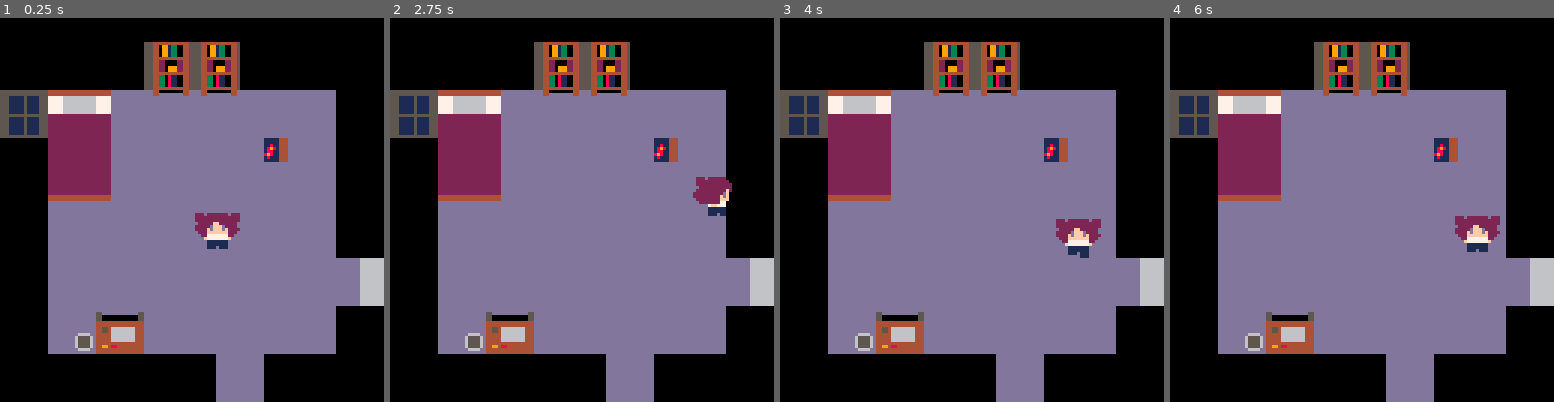
Above: before the commit, frames 1-4 (left to right).
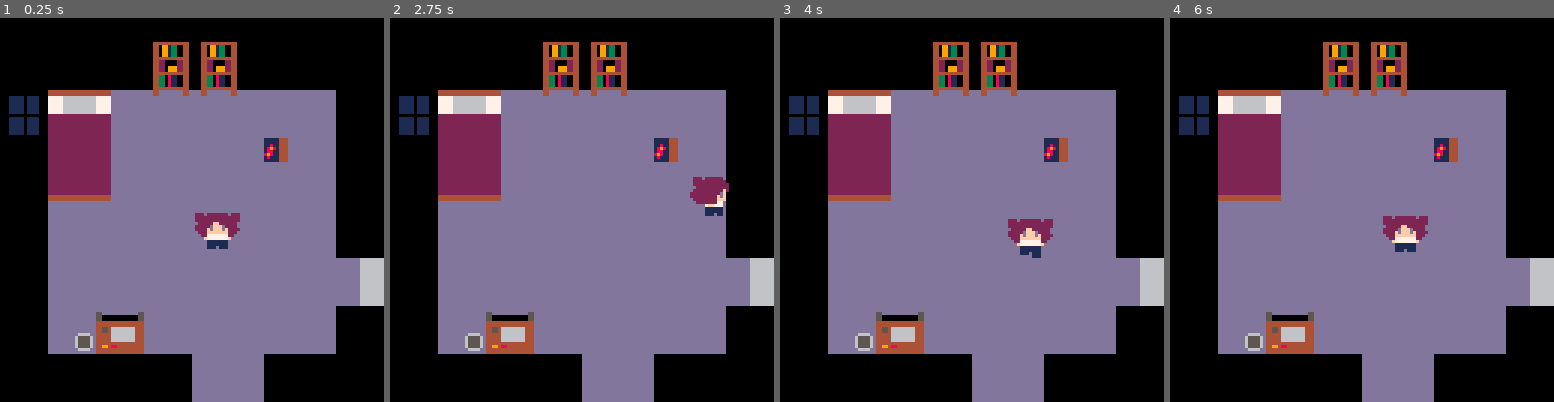
Above: after the commit, the same moments.

Repository: unyielding-snow/Texas-Game-Jam-2026
Game: PICO-8 cartridge main_scene.p8
Same seed, same stepped clock (60 frames per second), same inputs: the game is played once before the commit and once after it.
Inputs:
- Up to frame 1 (0.25 s): no input
- Up to frame 2 (2.75 s): tap O (Z key) at 0.7, 1.7, 2.1, 2.5 s; hold Right 1.6-2.1 s; hold Up 2.15-2.42 s; hold Right from 2.47 s (still down)
- Up to frame 3 (4 s): tap O (Z key) at 2.9, 3.3, 3.7 s; release Right at 3.03 s; hold Left 3.08-3.58 s; hold Down 3.63-3.97 s
- Up to frame 4 (6 s): hold Right 4.02-4.68 s; tap O (Z key) every 0.4 s from 4.1 to 5.7 s; hold Up 4.73-5.03 s; hold Left 5.08-5.68 s; hold Down from 5.73 s (still down)

The runs differ from the first frame. In frame 1, 2.6% of the frame differs, in the area x 0-63%, y 6-100%; in frame 2, 2.8%; in frame 3, 4.2%, in the area x 0-84%, y 6-100%; in frame 4, 4.2%.

Commit message:
map changes

Diff:
--- a/main_scene.p8
+++ b/main_scene.p8
@@ -338,81 +338,82 @@
 
 
 
+
 __gff__
 0000010101010100010100000000000000000301040101010101000000000000000101010101030103010000000000000001010100000400000000000000000000000000000000000000000000000000000000000000000000000000000000000000000000000000000000000000000000000000000000000000000000000000
-0000000000000000000000000000000000000000000000000000000000000000000000000000000000000000000000000000000000000000010000000000000000000000000000000000000000000000000000000000000000000000000000000000000000000000000000000000000000000000000000000000000000000000
+0000000000000000000100000001000000000000000000000000000000000000000000000000000000010000000000000000000000000000010000000000000000000000000000000000000000000000000000000000000000000000000000000000000000000000000000000000000000000001000000000000000000000000
 __map__
 00000000000000000000000000000000000000000a0a0a0a0a0a000000000000000a0a0a0a0202020202020a0a0a0a0a0a0a0a0a02020a02020a0a0a0a0a0a0a00000000000000000000000000000000000000000000000000000000000000000000000000000000000000000000000000000000000000000000000000000000
 00000000000000000000000000000000000000000000000000000000000000000a0a0a0a0a0a02020202020a0a0a0a0a0a0a0a0a0a0a0202020a020a0a0a0a0a00000000000000000000000000000000000000000000000000000000000000000000000000000000000000000000000000000000000000000000000000000000
-00000000000000000000000000000000000000000000000000000000000000000a0a0a0a0a0a02020202020a0a0a0a0a0a0a020a0a0a0202020202020a0a0a0a00000000000000000000000000000000000000000000000000000000000000000000000000000000000000000000000000000000000000000000000000000000
-00000000000000000200000000000000000000000000000000000000000000000a0a0a0a0a0a02020202020a0a0a0a0a0a0a0a0a0a020202020202020a0a0a0200000000000000000000000000000000000000000000000000000000000000000000000000000000000000000000000000000000000000000000000000000000
-00000000000002020200000000000000000000000000000000000000000000000a0a0a0a0a0a0202020202360a0a0a0a0a0a020a02020202020202020a02020200000000000000000000000000000000000000000000000000000000000000000000000000000000000000000000000000000000000000000000000000000000
-00000000000002000202000000000000000000000000000000000000000000000a0a0a0a0a0a02020202020a0a0a0a0a0a0a0202020a0202020202020a0a020200000000000000000000000000000000000000000000000000000000000000000000000000000000000000000000000000000000000000000000000000000000
-00000000000002020200000000000000000000000000000000000000000000000a0a0a0a0a0a02020202020a0a0a0a0a0a0a0202020202020202020a0a0a020200000000000000000000000000000000000000000000000000000000000000000000000000000000000000000000000000000000000000000000000000000000
-00000000000000020202000000000000000000000000000000000000000000000a0a0a0a0a0a02020202020a0a0a0a0a0a0a0a0202020202c0c102020202020a00000000000000000000000000000000000000000000000000000000000000000000000000000000000000000000000000000000000000000000000000000000
-00000000000002000002000000000000000000000000000000000000000000000a0a0a0a0a0a02020202020a0a0a0a0a0a0a0a0a0a020202d0d10202020a020a00000000000000000000000000000000000000000000000000000000000000000000000000000000000000000000000000000000000000000000000000000000
-00000000000000020000000000000000000000000000000000000000000000000a0a0a0a0a0a02020202020a0a0a0a0a0a020a0202020202020202020a0a020a00000000000000000000000000000000000000000000000000000000000000000000000000000000000000000000000000000000000000000000000000000000
-00000000000000020200000000000000000000000000000000000000000000000a0a0a0a0a0a0202020a0a0a0a0a0a0a0a020202020202020202020202020a0a00000000000000000000000000000000000000000000000000000000000000000000000000000000000000000000000000000000000000000000000000000000
-00000000000000000000000000000000000000000000000000000000000000000a0a0a0a0a0a0a0a0a0a0a0a0a0a0a0a0a020202020202020202020202020a0200000000000000000000000000000000000000000000000000000000000000000000000000000000000000000000000000000000000000000000000000000000
-00000000000000000000000000000000000000000000000000000000000000000a0a0a0a0a0a0a0a0a0a0a0a0a0a0a0a0a0a0202020202020202020a020a020a00000000000000000000000000000000000000000000000000000000000000000000000000000000000000000000000000000000000000000000000000000000
-00000000000000000000000000000000000000000000000000000000000000000a0a0a0a0a0a0a0a0a0a0a0a0a0a0a0a0a0a020a02020202020202020202020200000000000000000000000000000000000000000000000000000000000000000000000000000000000000000000000000000000000000000000000000000000
-00000000000000000000000000000000000000000000000000000000000000000a0a0a0a0a0a0a0a0a0a0a0a0a0a0a0a0a0a0a020202020202020202020a020a00000000000000000000000000000000000000000000000000000000000000000000000000000000000000000000000000000000000000000000000000000000
-00000000000000000000000000000000000000000000000000000000000000000a0a0a0a0a0a0a0a0a0a0a0a0a0a0a0a0a0a020202020a0202020a0a0a0a0a0a00000000000000000000000000000000000000000000000000000000000000000000000000000000000000000000000000000000000000000000000000000000
-000000000000000000000000000000005d5d5d5d5d5d5d5da9a9a9a9a9a9a9a9a90000000000000000000000000000000a0a0a0202020a0202a602020a02020a00000000000000000000000000000000000000000000000000000000000000000000000000000000000000000000000000000000000000000000000000000000
-000000000000000000000000000000005d5d5d5d5d5d17181718a9a9a9a9a9a9a90000000000000000000000000000000a0a020202020202a60202020202020a00000000000000000000000000000000000000000000000000000000000000000000000000000000000000000000000000000000000000000000000000000000
-000000000000000000000000000000005d5d5d5d5d5d27282728a9a9a9a9a9a9000000000000000000000000000000000a0a0a020a0a02020202020a0a0a0a0a00000000000000000000000000000000000000000000000000000000000000000000000000000000000000000000000000000000000000000000000000000000
-000000000000000000000000000000000829040506013738373801010101a9a9000000000000000000000000000000000a0a0a0202020202a6020a0a020a0a0a00000000000000000000000000000000000000000000000000000000000000000000000000000000000000000000000000000000000000000000000000000000
-000000000000000000000000000000000919151516010101010101010101a9a9000000000000000000000000000000000a0a0a0a0202020202a60202020a0a0a00000000000000000000000000000000000000000000000000000000000000000000000000000000000000000000000000000000000000000000000000000000
-00000000000000000000000000000000a9a9151516010101010101360101a9a9a90000000000000000000000000000000a0a0a0a0a2e020202a602021d0a0a0a00000000000000000000000000000000000000000000000000000000000000000000000000000000000000000000000000000000000000000000000000000000
-00000000000000000000000000000000a9a9151516010101010101010101a9a9a90000000000000000000000000000000a0a0a0a0a2e3d020202020d1d0a0a0a00000000000000000000000000000000000000000000000000000000000000000000000000000000000000000000000000000000000000000000000000000000
-00000000000000000000000000000000a9a9252526010101010101010101a9a9a90000000000000000000000000000000a0a0a0a0a2e3d0202a6020d1d0a0a0a00000000000000000000000000000000000000000000000000000000000000000000000000000000000000000000000000000000000000000000000000000000
-000000000000000000000000000000a9a9a9010101010101010101010101a9a9a90000000000000000000000000000000a0a0a0a0a2e3d020202020d1d0a0a0a00000000000000000000000000000000000000000000000000000000000000000000000000000000000000000000000000000000000000000000000000000000
-00000000000000000000000000000000a9a9010101010101010101010101a9a9a90000000000000000000000000000000a0a0a0a0a2e3d0202a6020d1d0a0a0a00000000000000000000000000000000000000000000000000000000000000000000000000000000000000000000000000000000000000000000000000000000
-00000000000000000000000000000000a9a90101010101010101010101010124000000000000000000000000000000000a0a0a0a0a2e3d02a602020d1d0a0a0a00000000000000000000000000000000000000000000000000000000000000000000000000000000000000000000000000000000000000000000000000000000
-00000000000000000000000000000000a9a90101010101010101010101010124000000000000000000000000000000000a0a0a0a0a2e3d02a602020d1d0a0a0a00000000000000000000000000000000000000000000000000000000000000000000000000000000000000000000000000000000000000000000000000000000
-00000000000000000000000000000000a9a9010112130101010101010101a9a9000000000000000000000000000000000a0a0a0a0a2e3d020296020d1d0a0a0a00000000000000000000000000000000000000000000000000000000000000000000000000000000000000000000000000000000000000000000000000000000
-000000000000000000000000000000a9a9a9011422230101010101010101a9a9000000000000000000000000000000000a0a0a0a0a2e3d020296020d1d0a0a0a00000000000000000000000000000000000000000000000000000000000000000000000000000000000000000000000000000000000000000000000000000000
-000000000000000000000000000000a9a9a9a9a9a9a9a9a9a90101a9a9a9a9a9000000000000000000000000000000000a0a0a0a0a2e3d020202020d1d0a0a0a00000000000000000000000000000000000000000000000000000000000000000000000000000000000000000000000000000000000000000000000000000000
-000000000000000000000000000000a9a9a9a9a9a9a9a9a9a90101a9a9a9a9a9000000000000000000000000000000000a0a0a0a0a2e3d020202020d1d0a0a0a00000000000000000000000000000000000000000000000000000000000000000000000000000000000000000000000000000000000000000000000000000000
-…(42 lines of a section not shown)…
+00000000000000000000000000000000000000000000000000000000000000000a0a0a0a0a0a02020202020a0a0a0a0a0a0a020a0a010101020202020101010a00000000000000000000000000000000000000000000000000000000000000000000000000000000000000000000000000000000000000000000000000000000
+00000000000000000200000000000000000000000000000000000000000000000a0a0a0a0a0a02020202020a0a0a0a0a0a0a0a0a0a010101020202010101010100000000000000000000000000000000000000000000000000000000000000000000000000000000000000000000000000000000000000000000000000000000
+00000000000002020200000000000000000000000000000000000000000000000a0a0a0a0a0a0202020202360a0a0a0a0a0a020101010101010101010101010100000000000000000000000000000000000000000000000000000000000000000000000000000000000000000000000000000000000000000000000000000000
+00000000000002000202000000000000000000000000000000000000000000000a0a0a0a0a0a02020202020a0a0a0a0a0a0a020101010101010101010101010100000000000000000000000000000000000000000000000000000000000000000000000000000000000000000000000000000000000000000000000000000000
+00000000000002020200000000000000000000000000000000000000000000000a0a0a0a0a0a02020202020a0a0a0a0a0a0a020101010101010101010101010200000000000000000000000000000000000000000000000000000000000000000000000000000000000000000000000000000000000000000000000000000000
+00000000000000020202000000000000000000000000000000000000000000000a0a0a0a0a0a02020202020a0a0a0a0a0a0a0a0101010101c0c101010101010a00000000000000000000000000000000000000000000000000000000000000000000000000000000000000000000000000000000000000000000000000000000
+00000000000002000002000000000000000000000000000000000000000000000a0a0a0a0a0a02020202020a0a0a0a0a0a0a0a0a01010101d0d101010101020a00000000000000000000000000000000000000000000000000000000000000000000000000000000000000000000000000000000000000000000000000000000
+00000000000000020000000000000000000000000000000000000000000000000a0a0a0a0a0a02020202020a0a0a0a0a0a020a0201010101010101010101020a00000000000000000000000000000000000000000000000000000000000000000000000000000000000000000000000000000000000000000000000000000000
+00000000000000020200000000000000000000000000000000000000000000000a0a0a0a0a0a0202020a0a0a0a0a0a0a0a020202020101010101010101010a0a00000000000000000000000000000000000000000000000000000000000000000000000000000000000000000000000000000000000000000000000000000000
+00000000000000000000000000000000000000000000000000000000000000000a0a0a0a0a0a0a0a0a0a0a0a0a0a0a0a0a020202020201010101010101020a0200000000000000000000000000000000000000000000000000000000000000000000000000000000000000000000000000000000000000000000000000000000
+00000000000000000000000000000000000000000000000000000000000000000a0a0a0a0a0a0a0a0a0a0a0a0a0a0a0a0a0a02020202010101010101010a020a00000000000000000000000000000000000000000000000000000000000000000000000000000000000000000000000000000000000000000000000000000000
+00000000000000000000000000000000000000000000000000000000000000000a0a0a0a0a0a0a0a0a0a0a0a0a0a0a0a0a0a020a02020201010101010202020200000000000000000000000000000000000000000000000000000000000000000000000000000000000000000000000000000000000000000000000000000000
+00000000000000000000000000000000000000000000000000000000000000000a0a0a0a0a0a0a0a0a0a0a0a0a0a0a0a0a0a0a020202020201010102020a020a00000000000000000000000000000000000000000000000000000000000000000000000000000000000000000000000000000000000000000000000000000000
+00000000000000000000000000000000000000000000000000000000000000000a0a0a0a0a0a0a0a0a0a0a0a0a0a0a0a0a0a020202020a020101010a0a0a0a0a00000000000000000000000000000000000000000000000000000000000000000000000000000000000000000000000000000000000000000000000000000000
+000000000000000000000000000000005d5d5d5d5d5d5d5da9a9a9a9a9a9a9a9a90000000000000000000000000000000a0a0a0202020a0201a601020a02020a00000000000000000000000000000000000000000000000000000000000000000000000000000000000000000000000000000000000000000000000000000000
+000000000000000000000000000000005d5d5d5d5d5d17181718a9a9a9a9a9a9a90000000000000000000000000000000a0a020202020202a60101020202020a00000000000000000000000000000000000000000000000000000000000000000000000000000000000000000000000000000000000000000000000000000000
+000000000000000000000000000000005d5d5d5d5d5d27282728a9a9a9a9a9a9000000000000000000000000000000000a0a0a020a0a02020101010a0a0a0a0a00000000000000000000000000000000000000000000000000000000000000000000000000000000000000000000000000000000000000000000000000000000
+000000000000000000000000000000000829040506013738373801010101a9a9000000000000000000000000000000000a0a0a0202020202a601010a020a0a0a00000000000000000000000000000000000000000000000000000000000000000000000000000000000000000000000000000000000000000000000000000000
+000000000000000000000000000000000919151516010101010101010101a9a9000000000000000000000000000000000a0a0a0a0202020201a60102020a0a0a00000000000000000000000000000000000000000000000000000000000000000000000000000000000000000000000000000000000000000000000000000000
+00000000000000000000000000000000a9a9151516010101010101360101a9a9a90000000000000000000000000000000a0a0a0a0a2e0202010101021d0a0a0a00000000000000000000000000000000000000000000000000000000000000000000000000000000000000000000000000000000000000000000000000000000
+00000000000000000000000000000000a9a9151516010101010101010101a9a9a90000000000000000000000000000000a0a0a0a0a2e3d020101010d1d0a0a0a00000000000000000000000000000000000000000000000000000000000000000000000000000000000000000000000000000000000000000000000000000000
+00000000000000000000000000000000a9a9252526010101010101010101a9a9a90000000000000000000000000000000a0a0a0a0a2e3d0201a6010d1d0a0a0a00000000000000000000000000000000000000000000000000000000000000000000000000000000000000000000000000000000000000000000000000000000
+000000000000000000000000000000a9a9a9010101010101010101010101a9a9a90000000000000000000000000000000a0a0a0a0a2e3d020101010d1d0a0a0a00000000000000000000000000000000000000000000000000000000000000000000000000000000000000000000000000000000000000000000000000000000
+00000000000000000000000000000000a9a9010101010101010101010101a9a9a90000000000000000000000000000000a0a0a0a0a2e3d0201a6010d1d0a0a0a00000000000000000000000000000000000000000000000000000000000000000000000000000000000000000000000000000000000000000000000000000000
+00000000000000000000000000000000a9a90101010101010101010101010124000000000000000000000000000000000a0a0a0a0a2e3d02a601010d1d0a0a0a00000000000000000000000000000000000000000000000000000000000000000000000000000000000000000000000000000000000000000000000000000000
+00000000000000000000000000000000a9a90101010101010101010101010124000000000000000000000000000000000a0a0a0a0a2e3d020101010d1d0a0a0a00000000000000000000000000000000000000000000000000000000000000000000000000000000000000000000000000000000000000000000000000000000
+00000000000000000000000000000000a9a9010112130101010101010101a9a9000000000000000000000000000000000a0a0a0a0a2e3d020196010d1d0a0a0a00000000000000000000000000000000000000000000000000000000000000000000000000000000000000000000000000000000000000000000000000000000
+000000000000000000000000000000a9a9a9011422230101010101010101a9a9000000000000000000000000000000000a0a0a0a0a2e3d020196010d1d0a0a0a00000000000000000000000000000000000000000000000000000000000000000000000000000000000000000000000000000000000000000000000000000000
+000000000000000000000000000000a9a9a9a9a9a9a9a9a9010101a9a9a9a9a9000000000000000000000000000000000a0a0a0a0a2e3d020101010d1d0a0a0a00000000000000000000000000000000000000000000000000000000000000000000000000000000000000000000000000000000000000000000000000000000
+000000000000000000000000000000a9a9a9a9a9a9a9a9a9010101a9a9a9a9a9000000000000000000000000f3f300000a0a0a0a0a2e3d020101010d1d0a0a0a00000000000000000000000000000000000000000000000000000000000000000000000000000000000000000000000000000000000000000000000000000000
+…(42 lines of a section not shown)…
Not shown, changed: 71 lines of the sprite sheet (__gfx__) section of main_scene.p8
